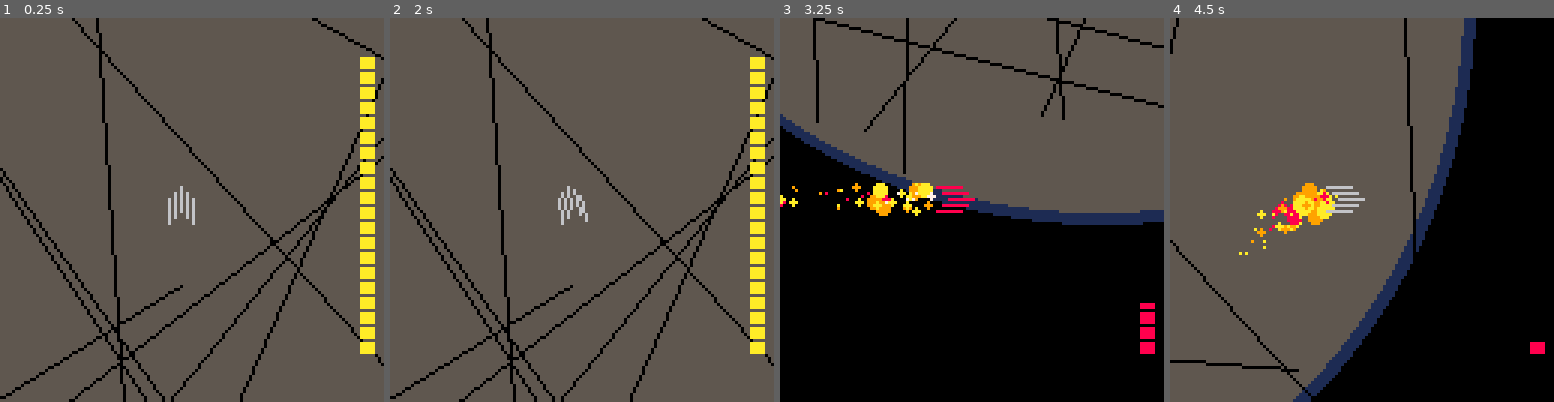
Above: before the commit, frames 1-4 (left to right).
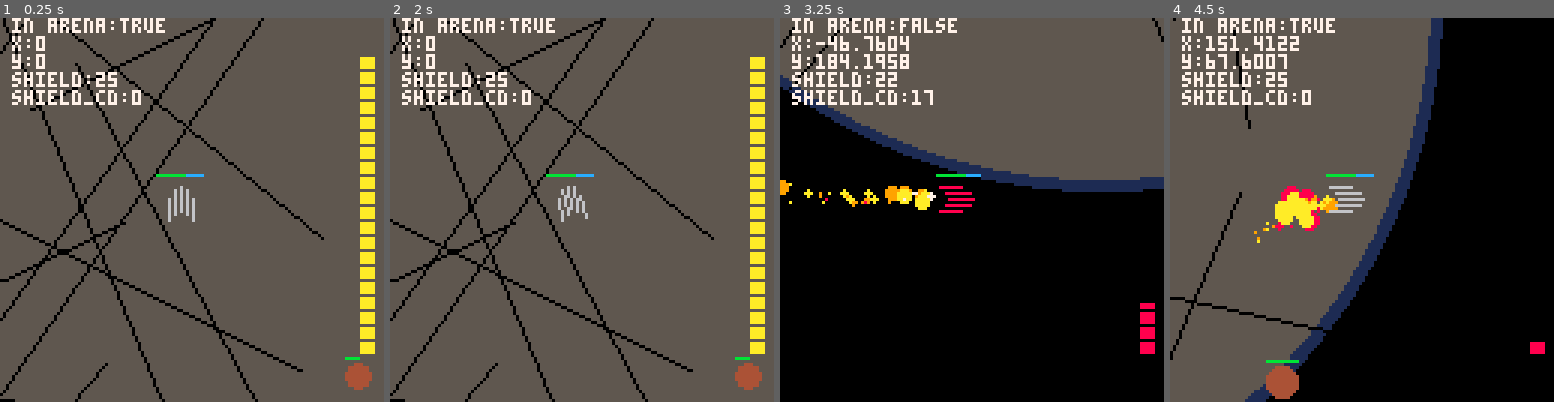
Above: after the commit, the same moments.

Repository: glassoup/pico8playground
Game: PICO-8 cartridge zs.p8
Same seed, same stepped clock (60 frames per second), same inputs: the game is played once before the commit and once after it.
Inputs:
- Up to frame 1 (0.25 s): no input
- Up to frame 2 (2 s): tap O (Z key) at 0.33, 0.7, 1.43 s; tap X (X key) at 1.07 s; hold Left from 1.97 s (still down)
- Up to frame 3 (3.25 s): tap X (X key) every 0.33 s from 2.07 to 3.07 s; tap O (Z key) at 2.22, 3.1 s; release Left at 2.37 s; hold Down 2.42-2.82 s; hold Right from 2.87 s (still down)
- Up to frame 4 (4.5 s): tap X (X key) every 0.33 s from 3.4 to 4.4 s; release Right at 3.53 s; hold Up 3.58-4.08 s; tap O (Z key) at 3.98 s; hold Right from 4.13 s (still down)

The runs differ from the first frame. In frame 1, 11% of the frame differs, in the area x 0-100%, y 0-100%; in frame 2, 11%; in frame 3, 18%; in frame 4, 19%, in the area x 0-80%, y 0-100%.

Commit message:
add shield, destroyenemies, out of arena damage

Diff:
--- a/zs.p8
+++ b/zs.p8
@@ -11,8 +11,8 @@
  player={
   rot=0,
   drot=0.0165,
-  x=192,
-  y=192,
+  x=0,
+  y=0,
   h=8,
   dx=0,
   dy=0,
@@ -41,26 +41,41 @@
   energy_max=100,
   bullets={},
   health=50,
-  shield=25
+  health_max=50,
+  shield=25,
+  shield_max=25,
+  shield_nocharge=0,
+  shield_penalty=4,
+  shield_penalty_min=4,
+  shield_penalty_max=10,
+  shield_fullcharge=false,
+  shield_nocharge_amt=30,
  }
 
  enemies={
   {
    x=59,
-   y=59
+   y=59,
+   r=4,
+   health=50,
+   health_max=100
   },
   {
    x=128,
-   y=128
+   y=128,
+   r=5,
+   health=100,
+   health_max=100
   }
  }
 
+ arena_cd=0
  particles={}
 
  -- arena
  arena_lines={}
  for i=1,20 do
-  add(arena_lines,{rnd(384),rnd(384),rnd(384),rnd(384)})
+  add(arena_lines,{rnd(362)-181,rnd(362)-181,rnd(362)-181,rnd(362)-181})
  end
 
  -- camera
@@ -83,7 +98,6 @@
 
 function _draw()
  cls()
- _draw_debugger()
  arena_draw()
  particle_draw()
  player_draw()
@@ -91,6 +105,7 @@
  enemy_draw()
  player_bullet_draw()
  enemy_bullet_draw()
+ _draw_debugger()
 end
 -->8
 -- player
@@ -124,9 +139,9 @@
     player.boost_hold=false
     player.boost_invul_cur=player.boost_invul
     sfx(1)
-    particle_create(player_particlex,player_particley,8,5,10)
     particle_create(player_particlex,player_particley,9,5,10)
     particle_create(player_particlex,player_particley,10,5,10)
+    particle_create(player_particlex,player_particley,8,5,10)
 
     player_energy_nocharge(20)
    end
@@ -172,8 +187,8 @@
 	   player.dx+=player.thrust_cur*sin(dir)
 	   player.dy+=player.thrust_cur*cos(dir)
     particle_create(player_particlex,player_particley,8,2,2)
-    particle_create(player_particlex,player_particley,9,3,3)
-    particle_create(player_particlex,player_particley,10,3,3)
+    particle_create(player_particlex,player_particley,9,2,3)
+    particle_create(player_particlex,player_particley,10,2,3)
    end
    if not player.thrust_on then
     sfx(3)
@@ -218,15 +233,26 @@
   player.locked=false
  end
 
- --bullets
- for bullet in all(player.bullets) do
+ -- bullets
+ for b in all(player.bullets) do
   local speed=5
-  particle_create(bullet.x,bullet.y,7,2,1)
-  bullet.x+=sin(bullet.rot)*speed
-  bullet.y-=cos(bullet.rot)*speed
+  particle_create(b.x,b.y,7,2,1)
+  b.x+=sin(b.rot)*speed
+  b.y-=cos(b.rot)*speed
   --todo check for collusion
- end
-
+  for e in all(enemies) do
+   local relpoint={
+	   x=b.x-e.x,
+	   y=b.y-e.y
+	  }
+	  if isinrange(relpoint,e.r) then
+	   particle_create(b.x,b.y,7,5,1)
+	   sfx(5)
+	   del(player.bullets, b)
+	   enemy_damage(e,2)
+	  end
+	 end
+ end
 
  --misc
  if player.boost_nocharge <= 0 then
@@ -238,7 +264,35 @@
  player.x+=player.dx
 
  -- arena damage
-
+ if not isinrange(player, 181) then
+  if player.boost_invul_cur <= 0 and arena_cd <=0 then
+	  player_damage(3)
+	  arena_cd=25
+	  sfx(7)
+  end
+ end
+ arena_cd=max(arena_cd-1,0)
+
+ --shield
+ if player.shield_nocharge <=0 then
+  if player.shield_fullcharge then
+   player.shield_fullcharge=false
+   player.shield=player.shield_max
+  else
+   player.shield=min(player.shield+0.5,player.shield_max)
+  end
+ end
+ player.shield_nocharge=max(player.shield_nocharge-1,0)
+ player.shield_penalty=max(player.shield_penalty-0.001,player.shield_penalty_min)
+
+
+
+ _debugger_print("in arena:"..tostr(isinrange(player, 181)))
+
+ _debugger_print("x:"..player.x)
+	_debugger_print("y:"..player.y)
+	_debugger_print("shield:"..player.shield)
+	_debugger_print("shield_cd:"..player.shield_nocharge)
 --	_debugger_print("spd:"..sqrt(player.dy^2+player.dx^2))
 --	_debugger_print("sht:"..player.shoot_delay_cur)
 --	_debugger_print("rtt:"..rot_target)
@@ -257,6 +311,10 @@
  end
 end
 
+function isinrange(v,r)
+ local midstep = r^2-v.y^2
+ return abs(v.x)<r and abs(v.y)<r and midstep>0 and midstep-v.x^2>=0
+end
 function player_lock()
  function isclockwise(v1,v2)
   return -v1.x*v2.y+v1.y*v2.x>0
@@ -298,10 +356,36 @@
  })
 end
 
-function player_damaged(d)
-
-end
-
+function player_damage(d)
+ if player.shield>=d then
+  player.shield-=d
+ else
+  d-=ceil(player.shield)
+  player.shield=0
+  player.health-=d
+ end
+ if not player.shield_fullcharge then
+	 if player.shield <= 0 then
+	  player.shield_nocharge=player.shield_nocharge_amt*player.shield_penalty
+	  player.shield_penalty=min(player.shield_penalty+1,player.shield_penalty_max)
+	  player.shield_fullcharge=true
+	 else
+	  player.shield_nocharge=player.shield_nocharge_amt
+	 end
+ end
+end
+
+function enemy_damage(e,d)
+ e.health-=d
+ if e.health <= 0 then
+  particle_create(e.x,e.y,5,e.r,e.r*2)
+  particle_create(e.x,e.y,4,e.r,e.r*2)
+  particle_create(e.x,e.y,9,e.r,e.r*2)
+  particle_create(e.x,e.y,0,e.r,e.r)
+  del(enemies,e)
+  sfx(6)
+ end
+end
 
 function particle_create(x,y,col,amt,size)
  local area=amt^2
@@ -377,31 +461,37 @@
  line(
 	 player.x+sinrl*4+sinr*(f-4),
 	 player.y-cosrl*4-cosr*(f-4),
-	 player.x-sinrr*4-sinr*(b+4),
-	 player.y+cosrr*4+cosr*(b+4),
+	 player.x-sinrr*4-sinr*(b+3),
+	 player.y+cosrr*4+cosr*(b+3),
 	 player_color()
  )
  line(
-	 player.x+sinrl*2+sinr*(f-2),
-	 player.y-cosrl*2-cosr*(f-2),
-	 player.x-sinrr*2-sinr*(b+2),
-	 player.y+cosrr*2+cosr*(b+2),
+	 player.x+sinrl*2+sinr*(f-1),
+	 player.y-cosrl*2-cosr*(f-1),
+	 player.x-sinrr*2-sinr*(b+1),
+	 player.y+cosrr*2+cosr*(b+1),
 	 player_color()
  )
   line(
 	 player.x+sinrr*4+sinr*(f-4),
 	 player.y-cosrr*4-cosr*(f-4),
-	 player.x-sinrl*4-sinr*(b+4),
-	 player.y+cosrl*4+cosr*(b+4),
+	 player.x-sinrl*4-sinr*(b+3),
+	 player.y+cosrl*4+cosr*(b+3),
 	 player_color()
  )
  line(
-	 player.x+sinrr*2+sinr*(f-2),
-	 player.y-cosrr*2-cosr*(f-2),
-	 player.x-sinrl*2-sinr*(b+2),
-	 player.y+cosrl*2+cosr*(b+2),
+	 player.x+sinrr*2+sinr*(f-1),
+	 player.y-cosrr*2-cosr*(f-1),
+	 player.x-sinrl*2-sinr*(b+1),
+	 player.y+cosrl*2+cosr*(b+1),
 	 player_color()
  )
+
+ -- health
+ rectfill(player.x-player.h,player.y-player.h,player.x-player.h+player.health\5,player.y-player.h-0,11)
+ if player.shield >0 then
+ 	rectfill(player.x-player.h+(player.health_max\5),player.y-player.h,player.x-player.h+(player.health_max\5)+player.shield\5,player.y-player.h-0,12)
+ end
 end
 
 function player_color()
@@ -441,7 +531,8 @@
 
 function enemy_draw()
  for enemy in all(enemies) do
-  circfill(enemy.x, enemy.y,3,4)
+  circfill(enemy.x, enemy.y,enemy.r,4)
+  rect(enemy.x-enemy.r,enemy.y-enemy.r-2,enemy.x+ceil((enemy.r*2)/enemy.health_max*enemy.health)-enemy.r,enemy.y-enemy.r-2,11)
  end
 end
 
@@ -455,8 +546,8 @@
 end
 
 function arena_draw()
- circfill(192,192,192,1)
- circfill(191,191,189,5)
+ circfill(0,0,181,1)
+ circfill(-1,-1,178,5)
  for l in all(arena_lines) do
   line(l[1],l[2],l[3],l[4],0)
  end
Not shown, changed: the sound effects (__sfx__) section of zs.p8
